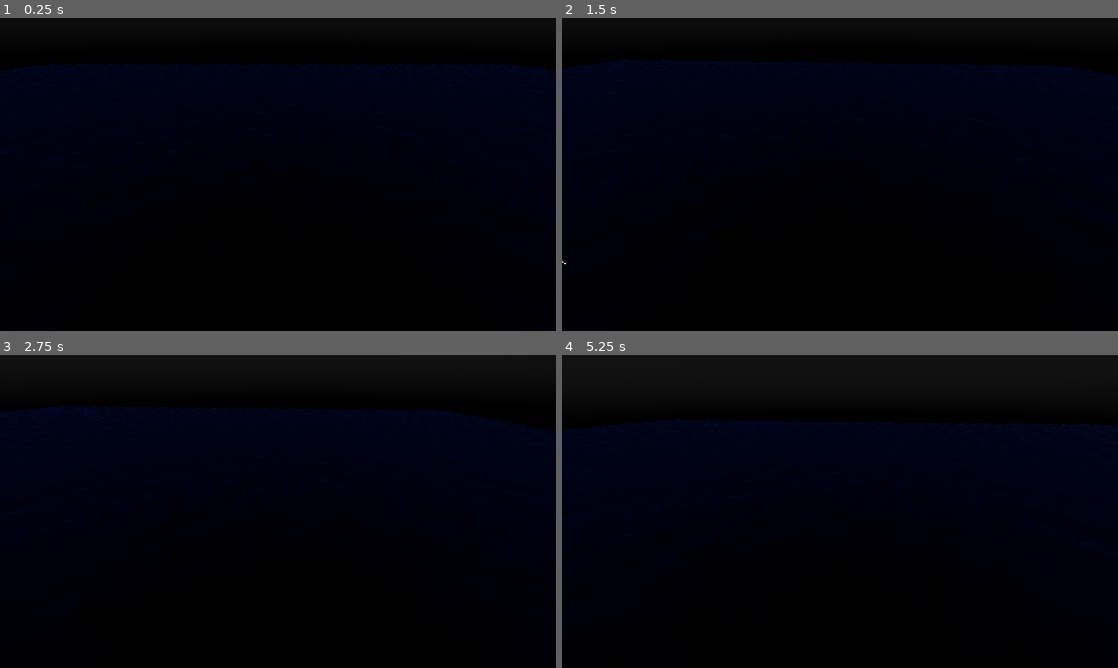
Above: before the commit, frames 1-4 (two rows, left to right).
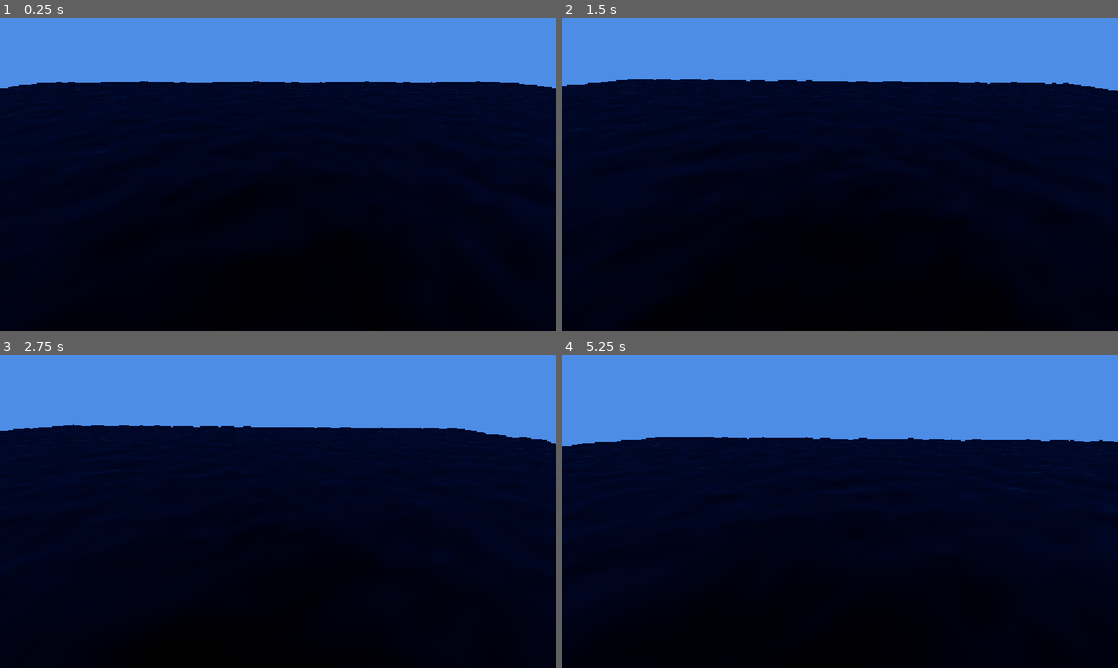
Above: after the commit, the same moments.

Repository: shotgoose/battleship
Game: Godot game, scene res://main.tscn
The game is run twice, just before and just after one commit, with the same random seed, the same clock (stepped at 60 frames per second) and the same inputs. Before the commit the project starts from res://mesh_instance_3d.tscn.
Inputs (mouse positions are in pixels of both pictures, inside the frame that each line leads up to):
- Up to frame 1 (0.25 s): no input
- Up to frame 2 (1.5 s): move the mouse to (962, 158) at 0.52 s; hold D (right) 0.53-1.28 s; tap E (rotate ccw) at 0.6 s; tap Q (rotate cw) at 0.8, 1.35 s; move the mouse to (728, 190) at 1.27 s; hold Down (down) from 1.28 s (still down)
- Up to frame 3 (2.75 s): tap Mouse wheel up (zoom in) at 1.55, 2.1 s; move the mouse to (333, 442) at 2.02 s; release Down (down) at 2.03 s; hold D (right) from 2.03 s (still down); tap Mouse wheel down (zoom out) at 2.3 s
- Up to frame 4 (5.25 s): move the mouse to (812, 574) at 2.77 s; release D (right) at 2.78 s; hold W (up) 2.78-3.53 s; tap Mouse wheel down (zoom out) at 2.85 s; tap E (rotate ccw) at 3.05, 3.6 s; move the mouse to (1006, 558) at 3.52 s; hold Left (left) 3.53-5.03 s; tap Q (rotate cw) at 3.8, 4.35 s; move the mouse to (673, 464) at 4.27 s; tap Mouse wheel up (zoom in) at 4.55, 5.1 s; move the mouse to (867, 511) at 5.02 s; hold Down (down) from 5.03 s (still down)

The runs differ from the first frame. In frame 1, 22% of the frame differs, in the area x 0-100%, y 0-62%; in frame 2, 22%; in frame 3, 25%; in frame 4, 28%, in the area x 0-100%, y 0-61%.

Commit message:
Organization

Diff:
--- /dev/null
+++ b/camera_rig/camera_rig.tscn
@@ -0,0 +1,21 @@
+[gd_scene format=3 uid="uid://cl14q1ivo4k1r"]
+
+[ext_resource type="Script" uid="uid://dfbuk8jt2h17a" path="res://camera_rig/main.gd" id="1_mg55j"]
+[ext_resource type="Shader" uid="uid://dh556xpn2cfsr" path="res://shaders/sky_shader.gdshader" id="2_dhubn"]
+
+[sub_resource type="ShaderMaterial" id="ShaderMaterial_allc3"]
+shader = ExtResource("2_dhubn")
+
+[sub_resource type="Sky" id="Sky_nh27e"]
+sky_material = SubResource("ShaderMaterial_allc3")
+
+[sub_resource type="Environment" id="Environment_allc3"]
+background_mode = 2
+sky = SubResource("Sky_nh27e")
+adjustment_enabled = true
+
+[node name="CameraRig" type="Node3D" unique_id=1829092561]
+script = ExtResource("1_mg55j")
+
+[node name="Camera3D" type="Camera3D" parent="." unique_id=2120624030]
+environment = SubResource("Environment_allc3")
--- /dev/null
+++ b/camera_rig/main.gd
@@ -0,0 +1,43 @@
+extends Node3D
+## enums
+## consts
+const CAMERA_PAN_SPEED : float = 5;
+const CAMERA_ROTATE_SPEED : float = PI / 2;
+const CAMERA_ARC_RADIUS : float = 10;
+const CAMERA_ZOOM_SPEED : float = PI;
+const MIN_ANGLE : float = - PI / 3;
+const MAX_ANGLE : float = - PI / 16;
+const START_ANGLE : float = - PI / 6;
+const HEIGHT_PER_RAD : float = 20;
+const CAMERA_PAN_SPEED_HEIGHT_COEFF : float = 0.2;
+## exports
+## public vars
+## private vars
+var _movement_input : Vector2 = Vector2.ZERO;
+var _rotation_input : float = 0;
+var _zoom_input : int = 0;
+## onready vars
+@onready var camera : Camera3D = $Camera3D;
+## built-in override functions
+
+func _ready() -> void:
+	camera.rotation.x = START_ANGLE;
+
+func _process(delta: float) -> void:
+	_movement_input = Input.get_vector("left", "right", "up", "down");
+	_rotation_input = Input.get_axis("rotate ccw", "rotate cw");
+	_zoom_input = int(Input.is_action_just_pressed("zoom out")) - int(Input.is_action_just_pressed("zoom in"));
+
+	var yaw = _rotation_input * CAMERA_ROTATE_SPEED * delta;
+	var pitch = -_zoom_input * CAMERA_ZOOM_SPEED * delta;
+
+	rotate_y(yaw);
+	camera.rotate_x(pitch);
+	camera.rotation.x = clamp(camera.rotation.x, MIN_ANGLE, MAX_ANGLE);
+
+	var height = abs(camera.rotation.x) * HEIGHT_PER_RAD;
+	var orbit_vector = Vector3(CAMERA_ARC_RADIUS * sin(yaw), 0, CAMERA_ARC_RADIUS * (cos(yaw) - 1));
+	var pan_vector = Vector3(_movement_input.x, 0, _movement_input.y) * CAMERA_PAN_SPEED * (0.5 + CAMERA_PAN_SPEED_HEIGHT_COEFF * pow(height, 1.2)) * delta;
+
+	translate(orbit_vector + pan_vector);
+	position.y = height;
--- /dev/null
+++ b/main.tscn
@@ -0,0 +1,126 @@
+[gd_scene format=3 uid="uid://bi1socx5xrbum"]
+
+[ext_resource type="Shader" uid="uid://fqrxw7ri86t7" path="res://shaders/water_shader.gdshader" id="1_272bh"]
+[ext_resource type="Shader" uid="uid://cg10u8q58xf10" path="res://shaders/outline_shader.gdshader" id="3_kek77"]
+[ext_resource type="PackedScene" uid="uid://cl14q1ivo4k1r" path="res://camera_rig/camera_rig.tscn" id="5_7mycd"]
+
+[sub_resource type="FastNoiseLite" id="FastNoiseLite_aq2ne"]
+
+[sub_resource type="NoiseTexture2D" id="NoiseTexture2D_yvhtj"]
+noise = SubResource("FastNoiseLite_aq2ne")
+seamless = true
+
+[sub_resource type="ShaderMaterial" id="ShaderMaterial_yvhtj"]
+render_priority = 0
+shader = ExtResource("1_272bh")
+shader_parameter/noisemap = SubResource("NoiseTexture2D_yvhtj")
+shader_parameter/wave_height = 1.1
+shader_parameter/normal_offset = 0.01
+shader_parameter/plane_size = 50.0
+shader_parameter/tile = 1.0
+shader_parameter/speed = 0.05
+
+[sub_resource type="PlaneMesh" id="PlaneMesh_7y7d4"]
+material = SubResource("ShaderMaterial_yvhtj")
+size = Vector2(200, 200)
+subdivide_width = 128
+subdivide_depth = 128
+
+[sub_resource type="PhysicsMaterial" id="PhysicsMaterial_yvhtj"]
+
+[sub_resource type="GDScript" id="GDScript_h2yge"]
+script/source = "extends RigidBody3D
+
+@export var outline_material : ShaderMaterial;
+
+# Called when the node enters the scene tree for the first time.
+func _ready() -> void:
+	add_to_group(\"selectable\");
+
+func set_selected(selected: bool) -> void:
+	for child in find_children(\"*\", \"MeshInstance3D\"):
+		child.material_overlay = outline_material if selected else null;
+
+# Called every frame. 'delta' is the elapsed time since the previous frame.
+func _process(delta: float) -> void:
+	pass
+"
+
+[sub_resource type="ShaderMaterial" id="ShaderMaterial_cn1gj"]
+render_priority = 0
+shader = ExtResource("3_kek77")
+shader_parameter/outline_width = 1.1
+shader_parameter/outline_color = Color(0.8, 0.8, 0.8, 1)
+
+[sub_resource type="BoxShape3D" id="BoxShape3D_d6hw4"]
+
+[sub_resource type="GDScript" id="GDScript_1bvp3"]
+script/source = "extends CollisionShape3D
+
+
+# Called when the node enters the scene tree for the first time.
+func _ready() -> void:
+	pass # Replace with function body.
+
+
+# Called every frame. 'delta' is the elapsed time since the previous frame.
+func _process(delta: float) -> void:
+	pass
+"
+
+[sub_resource type="ShaderMaterial" id="ShaderMaterial_hbm4x"]
+render_priority = 0
+shader = ExtResource("3_kek77")
+shader_parameter/outline_width = 1.08400000399
+shader_parameter/outline_color = Color(0.8, 0.8, 0.8, 1)
+
+[sub_resource type="StandardMaterial3D" id="StandardMaterial3D_gw35f"]
+next_pass = SubResource("ShaderMaterial_hbm4x")
+
+[sub_resource type="BoxMesh" id="BoxMesh_7y7d4"]
+material = SubResource("StandardMaterial3D_gw35f")
+
+[sub_resource type="GDScript" id="GDScript_lquwl"]
+script/source = "extends Node
+
+
+# Called when the node enters the scene tree for the first time.
+func _ready() -> void:
+	pass # Replace with function body.
+
+
+# Called every frame. 'delta' is the elapsed time since the previous frame.
+func _process(delta: float) -> void:
+	pass
+"
+
+[node name="Main" type="Node" unique_id=1089492259]
+
+[node name="World" type="Node3D" parent="." unique_id=1014392462]
+
+[node name="WaterMesh" type="MeshInstance3D" parent="World" unique_id=1040135878]
+mesh = SubResource("PlaneMesh_7y7d4")
+
+[node name="RigidBody3D" type="RigidBody3D" parent="." unique_id=1406461982]
+transform = Transform3D(1, 0, 0, 0, 1, 0, 0, 0, 1, 0, 0.7156038, 0)
+physics_material_override = SubResource("PhysicsMaterial_yvhtj")
+gravity_scale = 0.0
+script = SubResource("GDScript_h2yge")
+outline_material = SubResource("ShaderMaterial_cn1gj")
+
+[node name="CollisionShape3D" type="CollisionShape3D" parent="RigidBody3D" unique_id=2077967570]
+shape = SubResource("BoxShape3D_d6hw4")
+script = SubResource("GDScript_1bvp3")
+
+[node name="MeshInstance3D" type="MeshInstance3D" parent="RigidBody3D" unique_id=1990032901]
+mesh = SubResource("BoxMesh_7y7d4")
+
+[node name="UI" type="CanvasLayer" parent="." unique_id=1331578859]
+
+[node name="CameraRig" parent="." unique_id=1829092561 instance=ExtResource("5_7mycd")]
+
+[node name="Controller" type="Node" parent="." unique_id=356457935]
+script = SubResource("GDScript_lquwl")
+
+[node name="DirectionalLight3D" type="DirectionalLight3D" parent="." unique_id=201992766]
+transform = Transform3D(1, 0, 0, 0, 0.84806406, 0.5298937, 0, -0.5298937, 0.84806406, 0, 0, 0)
--- a/mesh_instance_3d.tscn
+++ /dev/null
@@ -1,97 +0,0 @@
-[gd_scene format=3 uid="uid://vhw3scn6wf63"]
-
-[ext_resource type="Shader" uid="uid://fqrxw7ri86t7" path="res://shaders/water_shader.gdshader" id="1_yvhtj"]
-[ext_resource type="Script" uid="uid://cpluc5pope8en" path="res://scripts/selectable.gd" id="2_cn1gj"]
-[ext_resource type="Script" uid="uid://dfbuk8jt2h17a" path="res://scripts/camera_rig.gd" id="2_etjlb"]
-[ext_resource type="Script" uid="uid://do5w1w2ln60kr" path="res://scripts/ship_collision.gd" id="2_gw35f"]
-[ext_resource type="Shader" uid="uid://cg10u8q58xf10" path="res://shaders/outline_shader.gdshader" id="3_gw35f"]
-[ext_resource type="Script" uid="uid://b8akq3bbjnkur" path="res://scripts/selection_controller.gd" id="5_hbm4x"]
-
-[sub_resource type="FastNoiseLite" id="FastNoiseLite_aq2ne"]
-
-[sub_resource type="NoiseTexture2D" id="NoiseTexture2D_yvhtj"]
-noise = SubResource("FastNoiseLite_aq2ne")
-seamless = true
-
-[sub_resource type="ShaderMaterial" id="ShaderMaterial_yvhtj"]
-render_priority = 0
-shader = ExtResource("1_yvhtj")
-shader_parameter/noisemap = SubResource("NoiseTexture2D_yvhtj")
-shader_parameter/wave_height = 1.0
-shader_parameter/normal_offset = 0.01
-shader_parameter/plane_size = 200.0
-shader_parameter/tile = 10.0
-shader_parameter/speed = 0.05
-
-[sub_resource type="PlaneMesh" id="PlaneMesh_7y7d4"]
-material = SubResource("ShaderMaterial_yvhtj")
-size = Vector2(200, 200)
-subdivide_width = 512
-subdivide_depth = 512
-
-[sub_resource type="PhysicsMaterial" id="PhysicsMaterial_yvhtj"]
-
-[sub_resource type="ShaderMaterial" id="ShaderMaterial_cn1gj"]
-render_priority = 0
-shader = ExtResource("3_gw35f")
-shader_parameter/outline_width = 1.1
-shader_parameter/outline_color = Color(0.8, 0.8, 0.8, 1)
-
-[sub_resource type="BoxShape3D" id="BoxShape3D_d6hw4"]
-
-[sub_resource type="ShaderMaterial" id="ShaderMaterial_hbm4x"]
-render_priority = 0
-shader = ExtResource("3_gw35f")
-shader_parameter/outline_width = 1.08400000399
-shader_parameter/outline_color = Color(0.8, 0.8, 0.8, 1)
-
-[sub_resource type="StandardMaterial3D" id="StandardMaterial3D_gw35f"]
-next_pass = SubResource("ShaderMaterial_hbm4x")
-
-[sub_resource type="BoxMesh" id="BoxMesh_7y7d4"]
-material = SubResource("StandardMaterial3D_gw35f")
-
-[sub_resource type="PhysicalSkyMaterial" id="PhysicalSkyMaterial_libwr"]
-rayleigh_color = Color(0.45619917, 0.6734651, 0.9550051, 1)
-turbidity = 5.0
-
-[sub_resource type="Sky" id="Sky_nh27e"]
-sky_material = SubResource("PhysicalSkyMaterial_libwr")
-
-[sub_resource type="Environment" id="Environment_allc3"]
-background_mode = 2
-sky = SubResource("Sky_nh27e")
-adjustment_enabled = true
-
-[node name="WaterMesh" type="MeshInstance3D" unique_id=1040135878]
-mesh = SubResource("PlaneMesh_7y7d4")
-
-[node name="DirectionalLight3D" type="DirectionalLight3D" parent="." unique_id=201992766]
-transform = Transform3D(1, 0, 0, 0, 0.84806406, 0.5298937, 0, -0.5298937, 0.84806406, 0, 0, 0)
-
-[node name="RigidBody3D" type="RigidBody3D" parent="." unique_id=1406461982]
-transform = Transform3D(1, 0, 0, 0, 1, 0, 0, 0, 1, 0, 0.7156038, 0)
-physics_material_override = SubResource("PhysicsMaterial_yvhtj")
-gravity_scale = 0.0
-script = ExtResource("2_cn1gj")
-outline_material = SubResource("ShaderMaterial_cn1gj")
-
-[node name="CollisionShape3D" type="CollisionShape3D" parent="RigidBody3D" unique_id=2077967570]
-shape = SubResource("BoxShape3D_d6hw4")
-script = ExtResource("2_gw35f")
-
-[node name="MeshInstance3D" type="MeshInstance3D" parent="RigidBody3D" unique_id=1990032901]
-mesh = SubResource("BoxMesh_7y7d4")
-
-[node name="CameraRig" type="Node3D" parent="." unique_id=1017615388]
-transform = Transform3D(1, 0, 0, 0, 1, 0, 0, 0, 1, 0, 10, 0)
-script = ExtResource("2_etjlb")
-
-[node name="Camera3D" type="Camera3D" parent="CameraRig" unique_id=2085048926]
-transform = Transform3D(1, 0, 0, 0, 0.81915206, 0.57357645, 0, -0.57357645, 0.81915206, 0, 0, 0)
-environment = SubResource("Environment_allc3")
-
-[node name="SelectionController" type="Node" parent="." unique_id=356457935]
-script = ExtResource("5_hbm4x")
-
-[node name="UI" type="CanvasLayer" parent="." unique_id=1331578859]
--- a/project.godot
+++ b/project.godot
@@ -11,7 +11,7 @@
 [application]
 
 config/name="Battleship"
-run/main_scene="uid://vhw3scn6wf63"
+run/main_scene="uid://bi1socx5xrbum"
 config/features=PackedStringArray("4.7", "Forward Plus")
 config/icon="res://icon.svg"
 
--- /dev/null
+++ b/script_templates/node/basic_script.gd
@@ -0,0 +1,22 @@
+# meta-name: Basic Script
+# meta-description: Basic script layout
+# meta-default: true
+# meta-space-indent: 4
+extends Node
+## enums
+## consts
+## exports
+## public vars
+## private vars
+## onready vars
+## built-in override functions
+
+func _ready() -> void:
+	pass
+
+func _process(delta: float) -> void:
+	pass
+
+## public methods
+
+## private methods
--- a/scripts/camera_rig.gd
+++ /dev/null
@@ -1,41 +0,0 @@
-extends Node3D
-
-@onready var camera : Camera3D = $Camera3D;
-
-const CAMERA_PAN_SPEED : float = 5;
-const CAMERA_ROTATE_SPEED : float = PI / 2;
-const CAMERA_ARC_RADIUS : float = 10;
-const CAMERA_ZOOM_SPEED : float = PI;
-
-const MIN_ANGLE : float = - PI / 3;
-const MAX_ANGLE : float = - PI / 16;
-const HEIGHT_PER_RAD : float = 20;
-const CAMERA_PAN_SPEED_HEIGHT_COEFF : float = 0.2;
-
-var movement_input : Vector2 = Vector2.ZERO;
-var rotation_input : float = 0;
-var zoom_input : int = 0;
-
-# Called when the node enters the scene tree for the first time.
-func _ready() -> void:
-	pass # Replace with function body.
-
-# Called every frame. 'delta' is the elapsed time since the previous frame.
-func _process(delta: float) -> void:
-	movement_input = Input.get_vector("left", "right", "up", "down");
-	rotation_input = Input.get_axis("rotate ccw", "rotate cw");
-	zoom_input = int(Input.is_action_just_pressed("zoom out")) - int(Input.is_action_just_pressed("zoom in"));
-
-	var yaw = rotation_input * CAMERA_ROTATE_SPEED * delta;
-	var pitch = -zoom_input * CAMERA_ZOOM_SPEED * delta;
-
-	rotate_y(yaw);
-	camera.rotate_x(pitch);
-	camera.rotation.x = clamp(camera.rotation.x, MIN_ANGLE, MAX_ANGLE);
-
-	var height = abs(camera.rotation.x) * HEIGHT_PER_RAD;
-	var orbit_vector = Vector3(CAMERA_ARC_RADIUS * sin(yaw), 0, CAMERA_ARC_RADIUS * (cos(yaw) - 1));
-	var pan_vector = Vector3(movement_input.x, 0, movement_input.y) * CAMERA_PAN_SPEED * (0.5 + CAMERA_PAN_SPEED_HEIGHT_COEFF * pow(height, 1.2)) * delta;
-
-	translate(orbit_vector + pan_vector);
-	position.y = height;
--- a/scripts/selectable.gd
+++ /dev/null
@@ -1,15 +0,0 @@
-extends RigidBody3D
-
-@export var outline_material : ShaderMaterial;
-
-# Called when the node enters the scene tree for the first time.
-func _ready() -> void:
-	add_to_group("selectable");
-
-func set_selected(selected: bool) -> void:
-	for child in find_children("*", "MeshInstance3D"):
-		child.material_overlay = outline_material if selected else null;
-
-# Called every frame. 'delta' is the elapsed time since the previous frame.
-func _process(delta: float) -> void:
-	pass
--- a/scripts/selection_controller.gd
+++ /dev/null
@@ -1,11 +0,0 @@
-extends Node
-
-
-# Called when the node enters the scene tree for the first time.
-func _ready() -> void:
-	pass # Replace with function body.
-
-
-# Called every frame. 'delta' is the elapsed time since the previous frame.
-func _process(delta: float) -> void:
-	pass
--- a/scripts/ship_collision.gd
+++ /dev/null
@@ -1,11 +0,0 @@
-extends CollisionShape3D
-
-
-# Called when the node enters the scene tree for the first time.
-func _ready() -> void:
-	pass # Replace with function body.
-
-
-# Called every frame. 'delta' is the elapsed time since the previous frame.
-func _process(delta: float) -> void:
-	pass
--- /dev/null
+++ b/shaders/sky_shader.gdshader
@@ -0,0 +1,6 @@
+shader_type sky;
+
+void sky() {
+	// run for each pixel
+	COLOR = vec3(0.3, 0.55, 0.9);
+}
Renamed: scripts/camera_rig.gd.uid -> camera_rig/main.gd.uid
Not shown, added: script_templates/node/basic_script.gd.uid
Not shown, removed: scripts/selectable.gd.uid
Not shown, removed: scripts/selection_controller.gd.uid
Not shown, removed: scripts/ship_collision.gd.uid
Not shown, added: shaders/sky_shader.gdshader.uid
